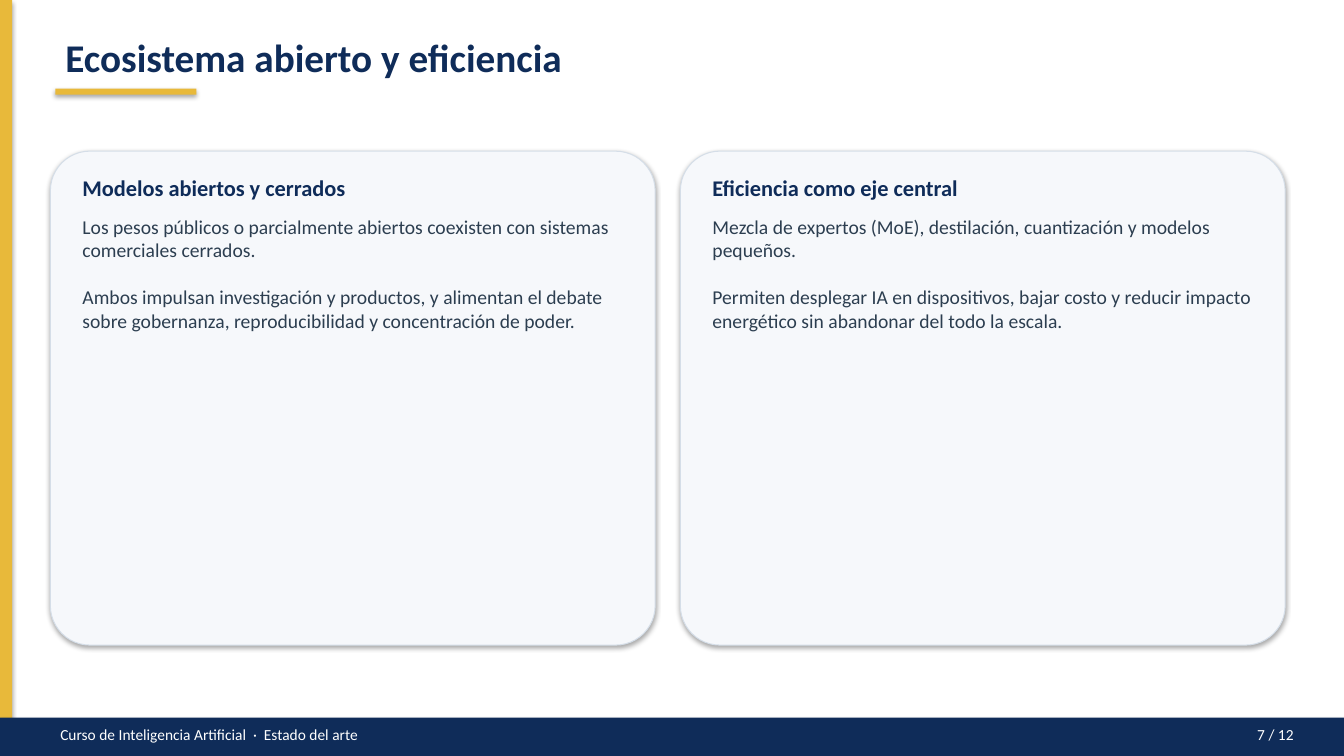
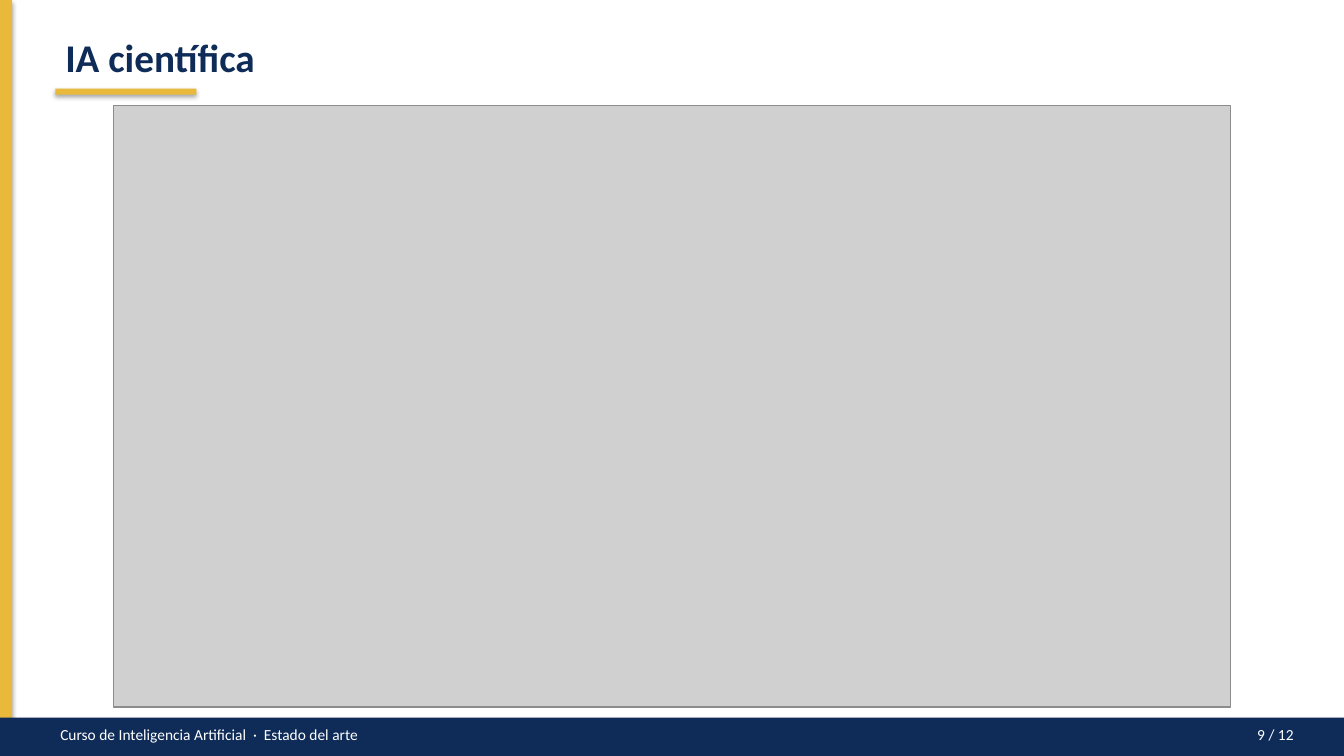
Before and after one commit to S-Shino-S/Inteligencia_Artificial-VictorUc, a slide deck: slide 9 of Conceptos Básicos de IA/PPTXs/estado-del-arte.pptx (slide 6 before the commit). Drawn at 1344x756 pixels with LibreOffice and Linux fonts; fonts in the diff are those of the drawing; grey boxes stand for pictures. Boxes give left, top, right and bottom in pixels: in the first picture for what was removed or moved away, otherwise in the second. Text is boxed around its words. In the diff, an @@ line names an element or a change of style, - is before the commit and + after.

```diff
--- a/Conceptos Básicos de IA/PPTXs/estado-del-arte.pptx
+++ b/Conceptos Básicos de IA/PPTXs/estado-del-arte.pptx
@@ text at (65, 44, 254, 73): text changed @@
-Ecosistema abierto y eficiencia
+IA científica
@@ picture added at (114, 106, 1231, 708) @@
@@ rounded rectangle removed at (50, 151, 655, 645) @@
@@ rounded rectangle removed at (681, 151, 1286, 645) @@
@@ text removed at (82, 180, 345, 200) @@
-Modelos abiertos y cerrados
@@ text removed at (712, 180, 958, 200) @@
-Eficiencia como eje central
@@ text removed at (82, 220, 609, 332) @@
-Los pesos públicos o parcialmente abiertos coexisten con sistemas comerciales cerrados.
-Ambos impulsan investigación y productos, y alimentan el debate sobre gobernanza, reproducibilidad y concentración de poder.
@@ text removed at (712, 220, 1251, 332) @@
-Mezcla de expertos (MoE), destilación, cuantización y modelos pequeños.
-Permiten desplegar IA en dispositivos, bajar costo y reducir impacto energético sin abandonar del todo la escala.
@@ text at (1257, 730, 1294, 740): text changed @@
-7 / 12
+9 / 12
```
Also in this commit, not shown: 6 other slides changed, 2 slides added, 2 slides removed, 1 other file.
